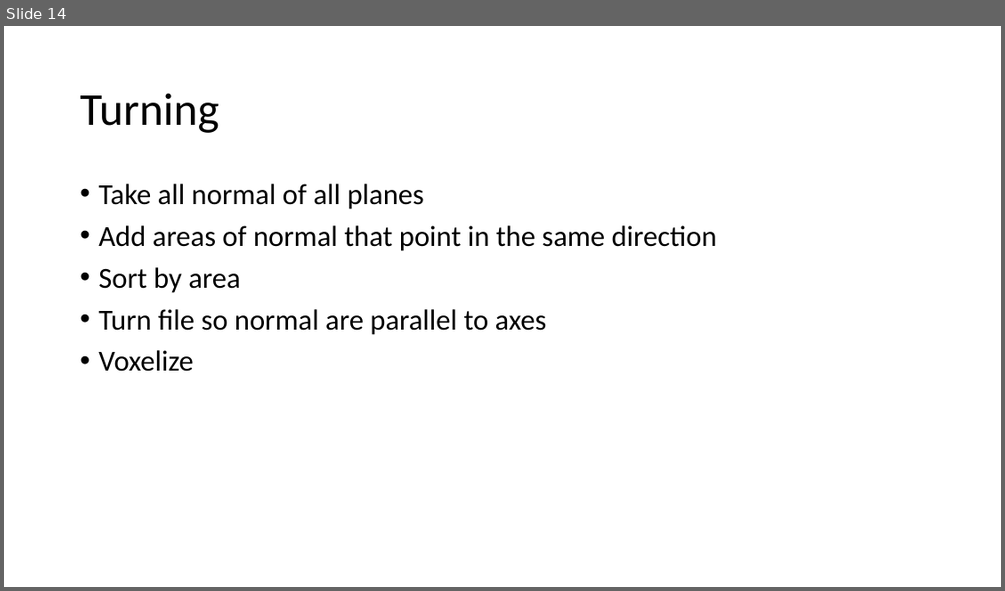
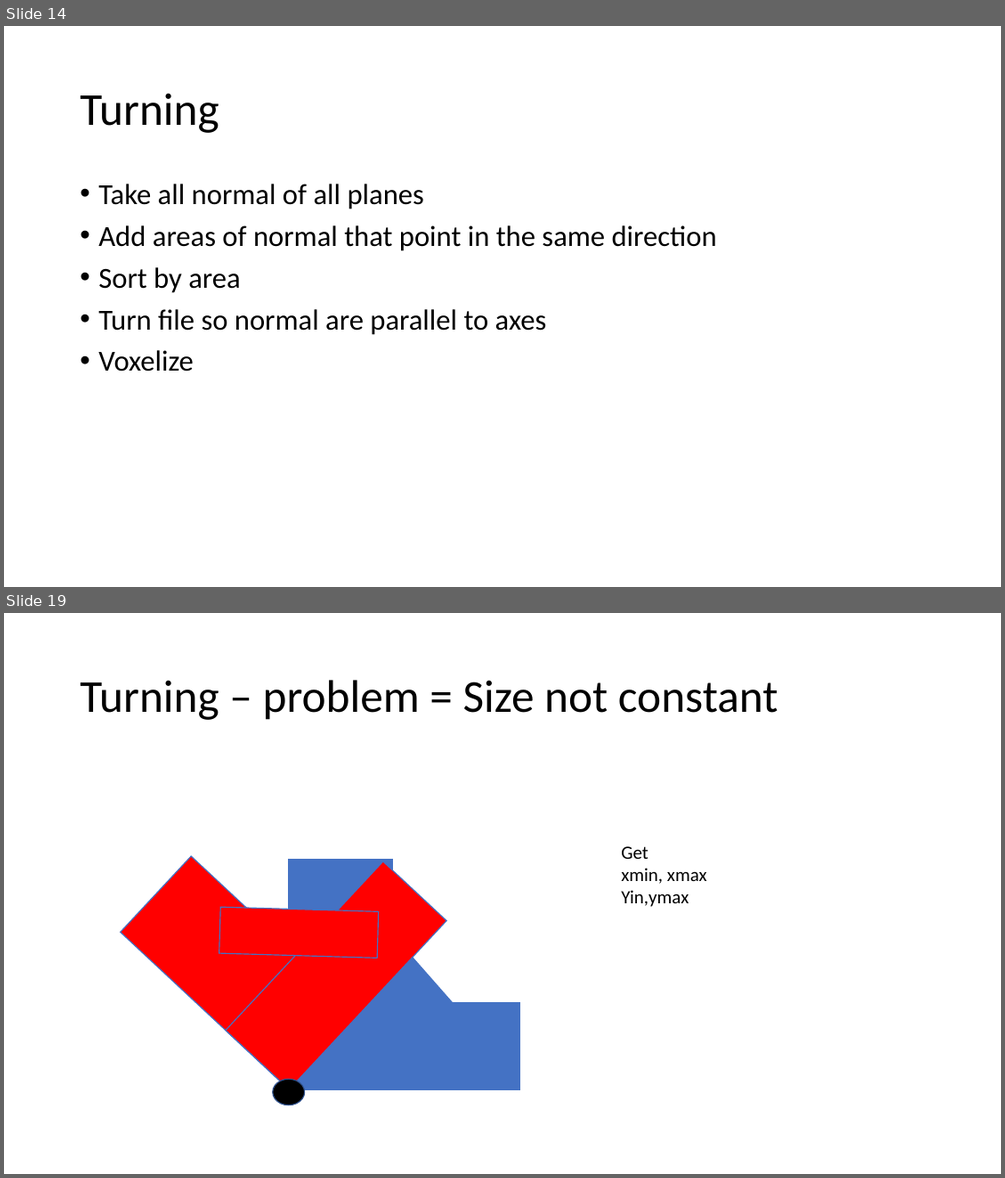
Before and after one commit to JanNalivaika/SSD_EXT, a slide deck: misc/Segmentation.pptx. Shown one above the other, each under a label of ours: slide 14 before the commit, slides 14 and 19 after it; the slides between them are not shown. The pictures are 1005x591 and 1005x1178 pixels, drawn with LibreOffice and Linux fonts; fonts in the diff are those of the drawing. Boxes give left, top, right and bottom in pixels: in the first picture for what was removed or moved away, otherwise in the second. Text is boxed around its words. In the diff, an @@ line names an element or a change of style, - is before the commit and + after.

```diff
--- a/misc/Segmentation.pptx
+++ b/misc/Segmentation.pptx
@@ slide 19 added at (4, 613, 1001, 1174), background #FFFFFF @@
@@ title added at (80, 680, 778, 720), 44 pt, text #000000 @@
+Turning – problem = Size not constant
@@ text added at (621, 846, 707, 907), 18 pt, text #000000 @@
+Get
+xmin, xmax
+Yin,ymax
@@ rectangle added at (120, 856, 360, 1090), fill #FF0000, outline #4472C4 1 pt @@
@@ rectangle added at (226, 861, 447, 1090), fill #FF0000, outline #4472C4 1 pt @@
@@ rectangle added at (289, 859, 393, 1090), fill #4472C4, outline #4472C4 1 pt @@
@@ rectangle added at (219, 907, 379, 957), fill #FF0000, outline #4472C4 1 pt @@
@@ rectangle added at (340, 916, 479, 1064), fill #4472C4, outline #4472C4 1 pt @@
@@ rectangle added at (289, 1003, 520, 1089), fill #4472C4, outline #4472C4 1 pt @@
@@ ellipse added at (273, 1078, 305, 1105), fill #000000, outline #325491 1 pt @@
```
Also in this commit, not shown: 3 slides changed, 4 other slides added, 3 other files.
